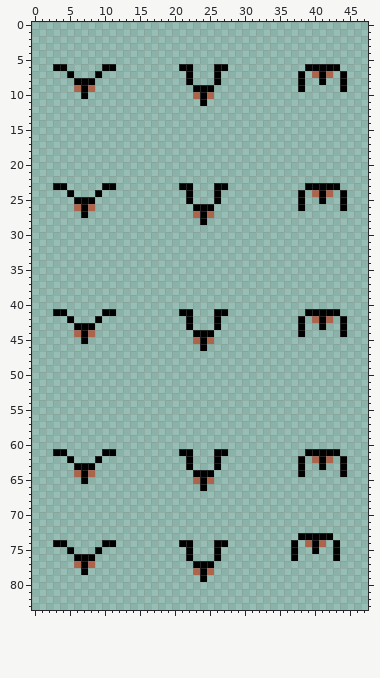
Sprite sheet, stored at assets/vamp.png. This is how it looked before the edit.
The file is 48x84 pixels.
After:
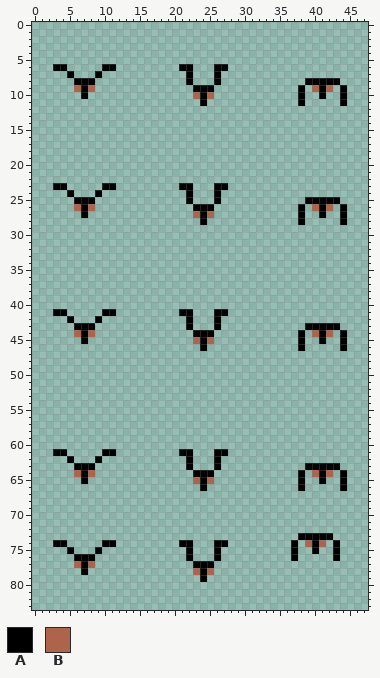
Palette (. is transparent): A #000000  B #ad644b
Changes in this commit:
@@ x 36..46 @@
  5 ...........
- 6 ...AAAAA...
- 7 ..A.BAB.A..
- 8 ..A..A..A..
- 9 ..A.....A..
-10 ...........
-11 ...........
+ 6 ...........
+ 7 ...........
+ 8 ...AAAAA...
+ 9 ..A.BAB.A..
+10 ..A..A..A..
+11 ..A.....A..
 12 ...........
@@ x 36..46 @@
 22 ...........
-23 ...AAAAA...
-24 ..A.BAB.A..
-25 ..A..A..A..
-26 ..A.....A..
-27 ...........
-28 ...........
+23 ...........
+24 ...........
+25 ...AAAAA...
+26 ..A.BAB.A..
+27 ..A..A..A..
+28 ..A.....A..
 29 ...........
@@ x 36..46 @@
 40 ...........
-41 ...AAAAA...
-42 ..A.BAB.A..
-43 ..A..A..A..
-44 ..A.....A..
-45 ...........
-46 ...........
+41 ...........
+42 ...........
+43 ...AAAAA...
+44 ..A.BAB.A..
+45 ..A..A..A..
+46 ..A.....A..
 47 ...........
@@ x 36..46 @@
 60 ...........
-61 ...AAAAA...
-62 ..A.BAB.A..
-63 ..A..A..A..
-64 ..A.....A..
-65 ...........
-66 ...........
+61 ...........
+62 ...........
+63 ...AAAAA...
+64 ..A.BAB.A..
+65 ..A..A..A..
+66 ..A.....A..
 67 ...........
Pixel boxes of the changes (left, top, right, bottom) in both pictures:
changed: (298, 64, 347, 106)
changed: (298, 183, 347, 225)
changed: (298, 309, 347, 351)
changed: (298, 449, 347, 491)
